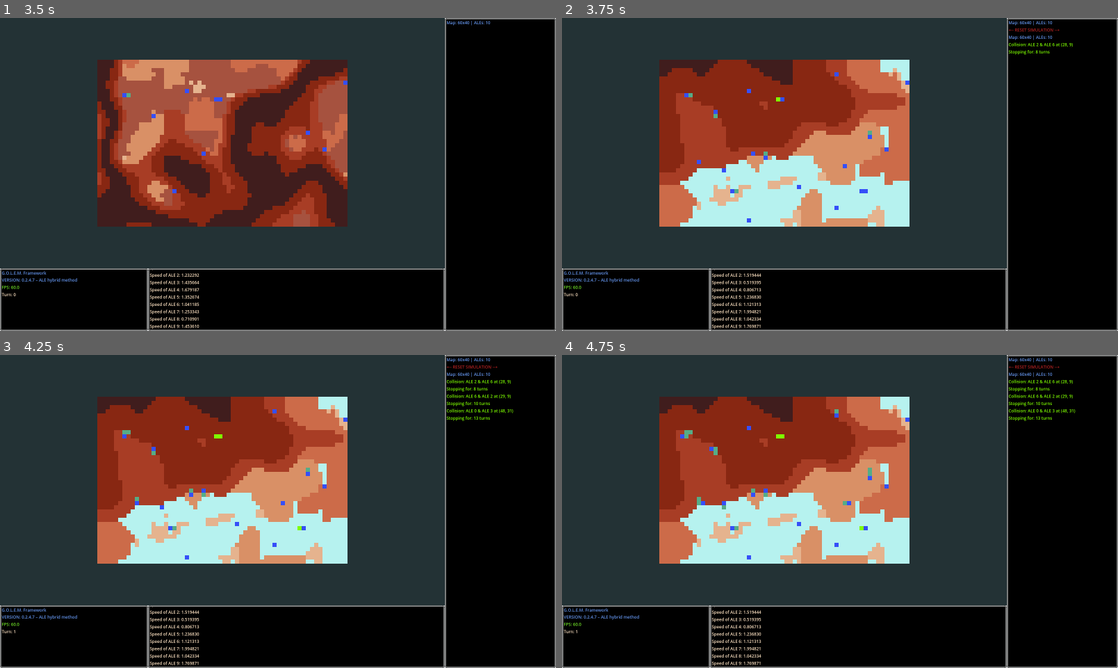
Above: before the commit, frames 1-4 (two rows, left to right).
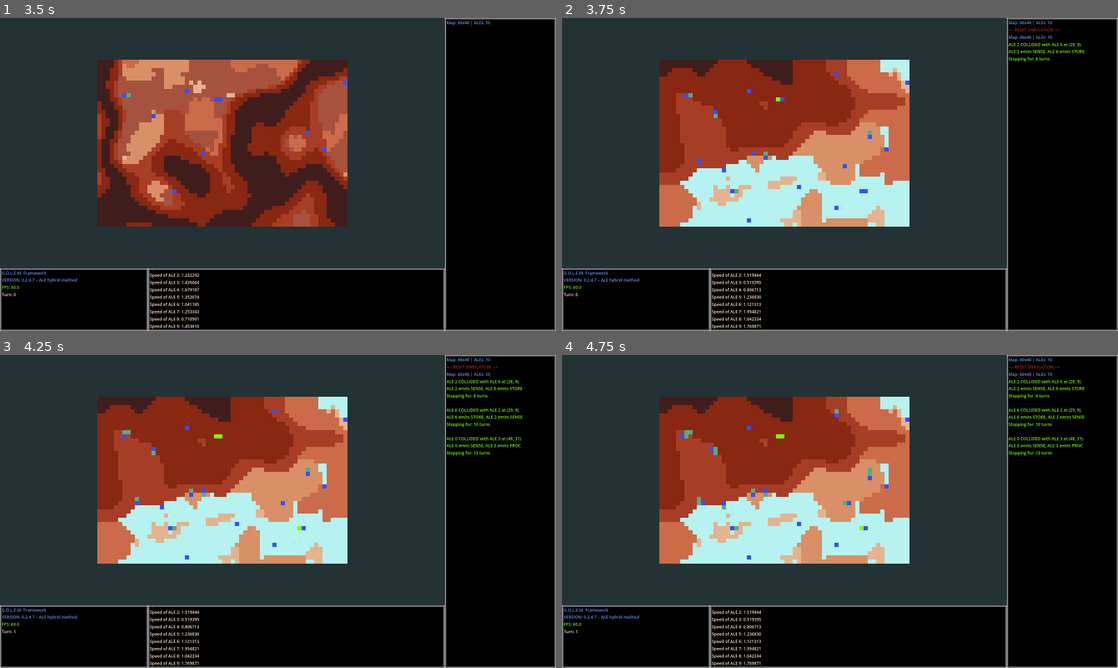
Above: after the commit, the same moments.

Repository: qgEyal/GOLEM_011
Game: Godot game, scene res://scenes/main.tscn
The game is run twice, just before and just after one commit, with the same random seed, the same clock (stepped at 60 frames per second) and the same inputs.
Inputs (mouse positions are in pixels of both pictures, inside the frame that each line leads up to):
- Up to frame 1 (3.5 s): click "Start Simulation" at 0.5 s; tap Enter at 1.25 s; move the mouse to (400, 158) at 1.27 s; hold D (map_right) 1.28-2.03 s; hold T (change) 1.28-2.03 s; click (400, 158) at 1.42 s; tap N (restart) at 2 s; move the mouse to (166, 190) at 2.02 s; hold S (map_down) 2.03-2.75 s; tap G (toggle_grid) at 2.1 s; click "Start Simulation" at 2.75 s
- Up to frame 2 (3.75 s): tap R (reset) at 3.5 s; move the mouse to (895, 105) at 3.52 s; hold D (map_right) from 3.53 s (still down); hold T (change) from 3.53 s (still down)
- Up to frame 3 (4.25 s): keep holding D (map_right); keep holding T (change)
- Up to frame 4 (4.75 s): move the mouse to (812, 574) at 4.27 s; release D (map_right) at 4.28 s; release T (change) at 4.28 s; hold W (map_up) from 4.28 s (still down); tap G (toggle_grid) at 4.35 s; click (812, 574) at 4.42 s

Frame 1 is identical in both runs. In frame 2, 0.3% of the frame differs, in the area x 80-94%, y 7-14%; in frame 3, 0.9%, in the area x 80-94%, y 7-33%; in frame 4, 0.9%.

Commit message:
SEAL test connections

Diff:
--- a/scripts/entities/ale.gd
+++ b/scripts/entities/ale.gd
@@ -32,8 +32,12 @@
 var enable_trails             : bool
 var enable_collision_handling : bool
 
-@export var seal_symbol : SEALSymbol
+var seal_symbol : SEALSymbol
 var ale_id : int = -1
+
+## Testing core command behavior
+
+var assigned_command: String
 
 
 
@@ -75,8 +79,17 @@
 	position        = Vector2(Grid.grid_to_world(grid_pos.x, grid_pos.y, tile_size)) \
 					+ Vector2(tile_size / 2.0, tile_size / 2.0)
 
-	# Assign definition (triggers _apply_definition_data)
+	## Assign definition (triggers _apply_definition_data)
 	set_definition(def)
+
+	# ─── INIT command log ───
+	#print("ALE %d INITIALIZED at %s" % [ale_id, str(grid_pos)])
+
+	## Pick fixed test command from ALEdefinition
+	var cmds := definition.core_instructions
+	assigned_command = cmds[randi() % cmds.size()]
+	print("ALE %d initialized at: %s. Assigned command %s" % [ale_id, str(grid_pos), assigned_command])
+
 
 func set_definition(value : ALEdefinition) -> void:
 	definition = value
@@ -85,7 +98,7 @@
 
 func _ready() -> void:
 	while not main:
-		await get_tree().process_frame   # wait until injected
+		await get_tree().process_frame   # wait until injected into scene
 
 	if definition == null:
 		set_definition(_fallback_definition)
@@ -199,7 +212,57 @@
 		stop_turns = base_stop_turns
 
 	stop_timer = stop_turns
-
+	'''
+	# ──────────────────────────────────────────────────────────────────
+	Establish collisions and core commands
+	# ──────────────────────────────────────────────────────────────────
+	'''
+	var other := get_colliding_ale(_collision_pos)
+	if other:
+		var msg := "ALE %d COLLIDED with ALE %d at %s. \nALE %d emits %s, ALE %d emits %s" % [
+			ale_id,
+			other.ale_id,
+			str(grid_pos),
+			ale_id,
+			assigned_command,
+			other.ale_id,
+			other.assigned_command
+		]
+		SignalBus.message_sent.emit(msg, main.collision_color)
+	else:
+		var msg := "ALE %d COLLIDED at %s emitting %s" % [
+			ale_id,
+			str(grid_pos),
+			assigned_command
+		]
+		SignalBus.message_sent.emit(msg, main.collision_color)
+
+	SignalBus.message_sent.emit("Stopping for: %d turns\n" % stop_turns,
+								main.collision_color)
+
+	'''
+	var other := get_colliding_ale(_collision_pos)
+	if other:
+		# pick a random command from each ALE’s core_instructions
+		var cmds := definition.core_instructions
+		var cmd_self  := cmds[randi() % cmds.size()]
+		var other_cmds := other.definition.core_instructions
+		var cmd_other := other_cmds[randi() % other_cmds.size()]
+
+		var msg := "ALE %d COLLIDED with ALE %d at %s. ALE %d emits %s, ALE %d emits %s" \
+			% [ale_id, other.ale_id, str(grid_pos), ale_id, cmd_self, other.ale_id, cmd_other]
+		SignalBus.message_sent.emit(msg, main.collision_color)
+	else:
+		# fallback single-ALE collision
+		var msg := "ALE %d COLLIDED at %s" % [ale_id, str(grid_pos)]
+		SignalBus.message_sent.emit(msg, main.collision_color)
+
+	SignalBus.message_sent.emit("Stopping for: %d turns" % stop_turns,
+								main.collision_color)
+
+	'''
+
+	'''
 	var other := get_colliding_ale(_collision_pos)
 	var msg : String = ("Collision: ALE %d & ALE %d at %s" % [ale_id, other.ale_id, str(grid_pos)]
 				if other
@@ -208,6 +271,8 @@
 	SignalBus.message_sent.emit(msg, main.collision_color)
 	SignalBus.message_sent.emit("Stopping for: %d turns" % stop_turns,
 								main.collision_color)
+	'''
+
 
 func get_colliding_ale(target_pos : Vector2i) -> ALE:
 	for ale in get_parent().get_children():
--- a/scripts/main.gd
+++ b/scripts/main.gd
@@ -102,6 +102,8 @@
 			GameColors.TEXT_BLUE
 		)
 
+	randomize()
+
 
 # ───────────────────────────────── FRAME LOOP
 func _process(delta : float) -> void:
